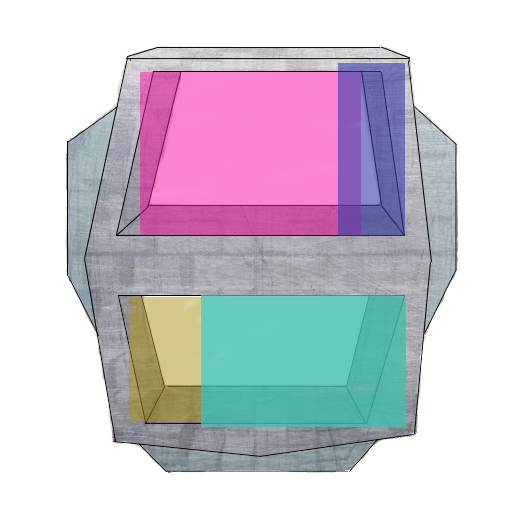
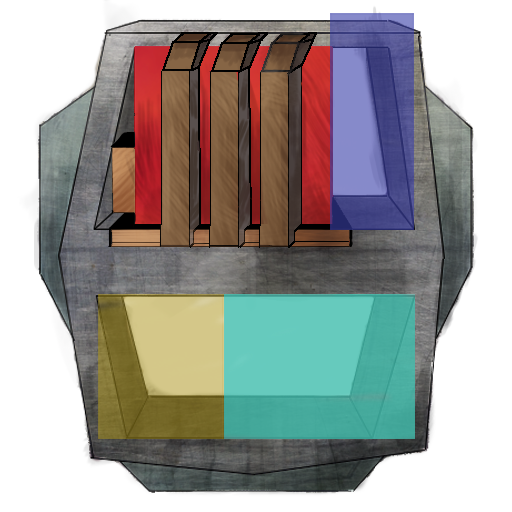
Layer changes from the first (512, 512) image to the second:
painted on "cooler" over [330, 13, 414, 236]
painted on "fuel tank" over [98, 294, 224, 439]
painted on "cargo" over [201, 294, 415, 439]
removed layer "engine" over [140, 72, 361, 235]
added layer "Engine screen" (screen, 63%) above "Engine Multiply" over [111, 46, 289, 247]
added layer "Engine Multiply" (multiply, 53%) above "Engine detail outline" over [112, 28, 360, 258]
added layer "Engine detail outline" above "Engine texture" over [112, 32, 350, 248]
added layer "Engine texture" (hard light) above "Engine outline" over [134, 46, 334, 224]
added layer "Engine outline" above "Frame Screen" over [108, 46, 353, 247]
added layer "Frame Screen" (screen, 45%) above "Frame Multiply" over [20, 0, 478, 496]
added layer "Frame Multiply" (multiply, 76%) above "Frame copy" over [34, 5, 478, 496]
added layer "Frame copy" (multiply, 53%) above "Frame" over [36, 18, 476, 494]
painted on "Frame" over [36, 18, 476, 494]
